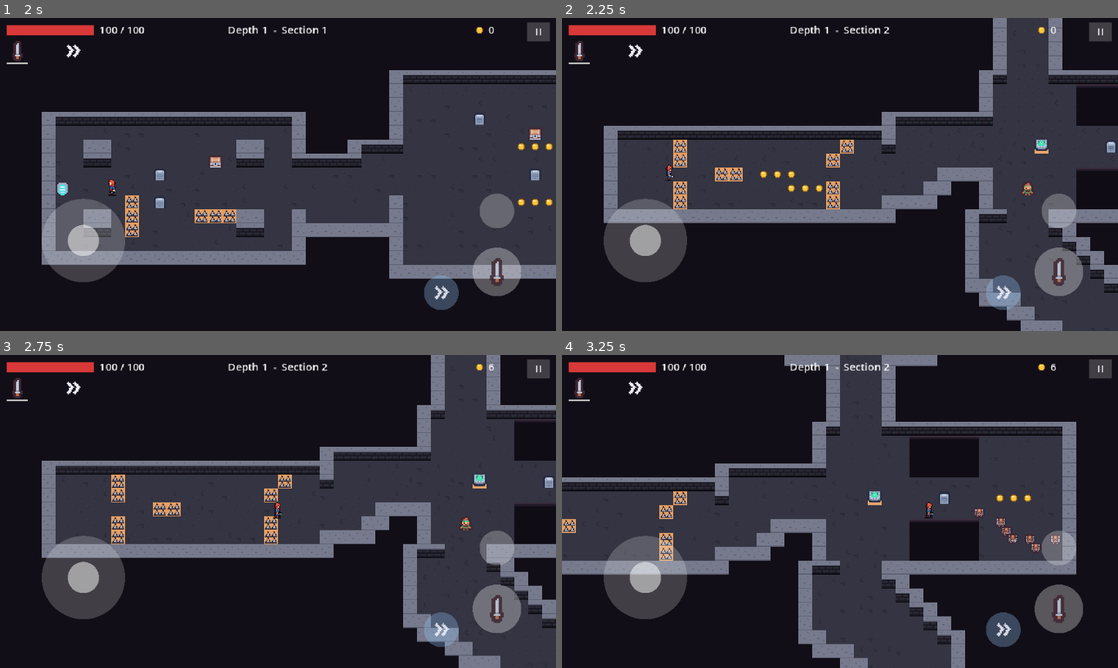
Above: before the commit, frames 1-4 (two rows, left to right).
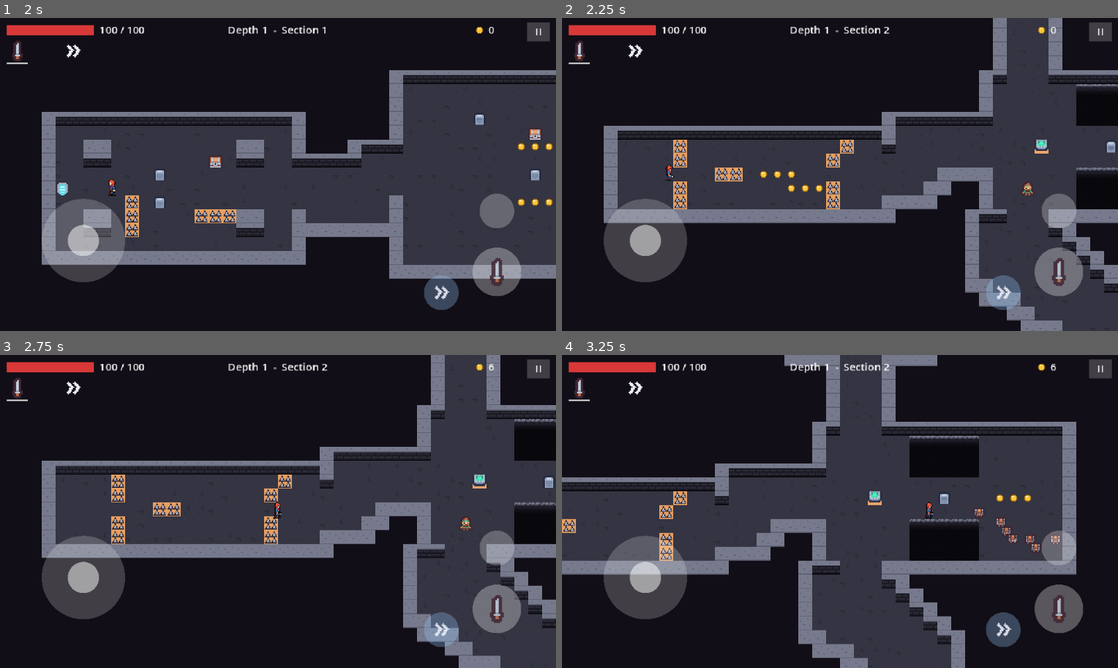
Above: after the commit, the same moments.

Repository: arturan2101/diplome_game
Game: Godot game, scene res://tools/simulate.tscn
The game is run twice, just before and just after one commit, with the same random seed, the same clock (stepped at 60 frames per second) and the same inputs. This scene is started directly instead of the project's main scene.
Inputs (mouse positions are in pixels of both pictures, inside the frame that each line leads up to):
- Up to frame 1 (2 s): tap Enter (ui_accept) at 0.5, 0.77 s; move the mouse to (250, 237) at 0.52 s; hold W (move_up) 0.53-1.25 s; hold J (attack) 0.53-1.25 s; click (250, 237) at 0.67 s; drag from (444, 221) to (77, 161) at 1.27 s
- Up to frame 2 (2.25 s): tap Enter (ui_accept) at 2 s; move the mouse to (673, 127) at 2.02 s; hold A (move_left) from 2.03 s (still down); tap U (spell_1) at 2.1 s
- Up to frame 3 (2.75 s): keep holding A (move_left)
- Up to frame 4 (3.25 s): release A (move_left) at 2.75 s; drag from (867, 511) to (1029, 524) at 2.77 s

Frame 1 is identical in both runs. In frame 2, 0.1% of the frame differs, in the area x 92-100%, y 21-50%; in frame 3, 0.1%; in frame 4, 0.2%, in the area x 62-75%, y 25-54%.

Commit message:
Art: pits with depth (broken rim, sheer wall, darkening, falling dust, sparks)
PitDecor draws over the Level; collision and falling are unchanged.

Co-Authored-By: Claude Opus 5.5 <noreply@anthropic.com>
Claude-Session: https://claude.ai/code/session_01STxjqmjzwf24pFVdgpKBgK

Diff:
--- /dev/null
+++ b/level/pit_decor.gd
@@ -0,0 +1,142 @@
+class_name PitDecor
+extends Node2D
+## Visual only: depth for the pits of the Level it sits under. Draws the broken stone
+## rim on the side and bottom edges (the top edge is in the pit tile: rim plus a sheer
+## wall going down), darkens the pit towards its middle, and lets dust and pebbles fall
+## slowly into it, with a rare spark deep down. Collision and falling stay in Level.
+## Rebuilds itself whenever the Level gets a new grid.
+
+## Rim colors: lit top-left edge and its shadow.
+@export var rim_color: Color = Color("#767a8c")
+@export var rim_shadow_color: Color = Color("#2a2935")
+## Darkness added per cell of distance from the edge, and its limit.
+@export var darkness_step: float = 0.3
+@export var darkness_max: float = 0.85
+## One dust emitter per this many pit cells; one spark emitter per this many.
+@export var cells_per_dust: int = 5
+@export var cells_per_spark: int = 14
+@export var dust_color: Color = Color("#5d6072")
+@export var spark_color: Color = Color("#e09a20")
+
+var _level: Level = null
+var _grid: LevelGrid = null
+var _pits: Dictionary = {}
+var _emitters: Array[Node] = []
+
+
+func _ready() -> void:
+	_level = get_parent() as Level
+	# Above the ground tiles, below the actors.
+	z_index = 0
+
+
+func _process(_delta: float) -> void:
+	if _level == null or _level.grid == _grid:
+		return
+	_grid = _level.grid
+	_rebuild()
+
+
+func _rebuild() -> void:
+	for node: Node in _emitters:
+		node.queue_free()
+	_emitters.clear()
+	_pits.clear()
+	if _grid == null:
+		queue_redraw()
+		return
+	for y in _grid.height:
+		for x in _grid.width:
+			var cell: Vector2i = Vector2i(x, y)
+			if _grid.get_cell(cell) == LevelGrid.Cell.PIT:
+				_pits[cell] = 0
+	_measure_depth()
+	var index: int = 0
+	for cell: Vector2i in _pits:
+		var roll: int = absi(hash(cell))
+		if roll % cells_per_dust == 0:
+			_add_emitter(cell, false)
+		if int(_pits[cell]) >= 2 and roll % cells_per_spark == 1:
+			_add_emitter(cell, true)
+		index += 1
+	queue_redraw()
+
+
+## Distance (in cells) of every pit cell from the nearest edge: 1 at the edge.
+func _measure_depth() -> void:
+	var queue: Array[Vector2i] = []
+	for cell: Vector2i in _pits:
+		for step: Vector2i in LevelGrid.NEIGHBOURS:
+			if not _pits.has(cell + step):
+				_pits[cell] = 1
+				queue.append(cell)
+				break
+	var head: int = 0
+	while head < queue.size():
+		var cell: Vector2i = queue[head]
+		head += 1
+		for step: Vector2i in LevelGrid.NEIGHBOURS:
+			var next: Vector2i = cell + step
+			if _pits.has(next) and int(_pits[next]) == 0:
+				_pits[next] = int(_pits[cell]) + 1
+				queue.append(next)
+
+
+func _draw() -> void:
+	var size: float = float(_level.theme.tile_size) if _level != null else 16.0
+	for cell: Vector2i in _pits:
+		var origin: Vector2 = Vector2(cell) * size
+		var depth: int = int(_pits[cell])
+		var shade: float = minf(darkness_max, darkness_step * float(depth - 1))
+		if shade > 0.0:
+			draw_rect(Rect2(origin, Vector2(size, size)), Color(0, 0, 0, shade))
+		var roll: int = absi(hash(cell))
+		# Broken rim: a lit lip with a notch where the stone has crumbled.
+		if not _pits.has(cell + Vector2i.DOWN):
+			draw_rect(Rect2(origin + Vector2(0, size - 2), Vector2(size, 2)), rim_color)
+			draw_rect(Rect2(origin + Vector2(roll % 12, size - 2), Vector2(3, 1)), rim_shadow_color)
+		if not _pits.has(cell + Vector2i.LEFT):
+			draw_rect(Rect2(origin, Vector2(2, size)), rim_color)
+			draw_rect(Rect2(origin + Vector2(1, roll % 12), Vector2(1, 3)), rim_shadow_color)
+		if not _pits.has(cell + Vector2i.RIGHT):
+			draw_rect(Rect2(origin + Vector2(size - 2, 0), Vector2(2, size)), rim_shadow_color)
+
+
+func _add_emitter(cell: Vector2i, spark: bool) -> void:
+	var size: float = float(_level.theme.tile_size)
+	var particles: CPUParticles2D = CPUParticles2D.new()
+	particles.position = (Vector2(cell) + Vector2(0.5, 0.2)) * size
+	particles.emission_shape = CPUParticles2D.EMISSION_SHAPE_RECTANGLE
+	particles.emission_rect_extents = Vector2(size * 0.5, size * 0.2)
+	particles.direction = Vector2.DOWN
+	particles.spread = 10.0
+	particles.gravity = Vector2.ZERO
+	if spark:
+		particles.amount = 1
+		particles.lifetime = 2.5
+		particles.initial_velocity_min = 0.0
+		particles.initial_velocity_max = 2.0
+		particles.color = spark_color
+		particles.preprocess = 2.0
+		particles.randomness = 1.0
+		particles.explosiveness = 0.0
+		particles.scale_amount_min = 1.0
+		particles.scale_amount_max = 1.0
+		var ramp: Gradient = Gradient.new()
+		ramp.set_color(0, Color(spark_color, 0.0))
+		ramp.add_point(0.5, spark_color)
+		ramp.set_color(ramp.get_point_count() - 1, Color(spark_color, 0.0))
+		particles.color_ramp = ramp
+	else:
+		particles.amount = 2
+		particles.lifetime = 3.0
+		particles.initial_velocity_min = 2.0
+		particles.initial_velocity_max = 5.0
+		particles.color = dust_color
+		particles.preprocess = 3.0
+		var fade: Gradient = Gradient.new()
+		fade.set_color(0, dust_color)
+		fade.set_color(fade.get_point_count() - 1, Color(dust_color, 0.0))
+		particles.color_ramp = fade
+	add_child(particles)
+	_emitters.append(particles)
--- a/level/ruins_theme.tres
+++ b/level/ruins_theme.tres
@@ -2,7 +2,7 @@
 
 [ext_resource type="Script" path="res://level/tile_theme.gd" id="1"]
 [ext_resource type="Texture2D" path="res://assets/art/tiles/ruins_tiles_atlas.png" id="2"]
-[ext_resource type="Texture2D" path="res://assets/placeholder/placeholder_tiles.png" id="3"]
+[ext_resource type="Texture2D" path="res://assets/art/tiles/ruins_hazards.png" id="3"]
 
 [resource]
 script = ExtResource("1")
--- a/main/main.tscn
+++ b/main/main.tscn
@@ -6,6 +6,7 @@
 [ext_resource type="PackedScene" path="res://ui/hud.tscn" id="4"]
 [ext_resource type="PackedScene" path="res://ui/death_screen.tscn" id="5"]
 [ext_resource type="PackedScene" path="res://ui/pause_menu.tscn" id="6"]
+[ext_resource type="Script" path="res://level/pit_decor.gd" id="pit_decor"]
 
 [node name="Main" type="Node2D" node_paths=PackedStringArray("level", "player", "hud", "death_screen", "pause_menu")]
 script = ExtResource("1")
@@ -18,6 +19,9 @@
 [node name="Level" type="Node2D" parent="."]
 script = ExtResource("2")
 
+[node name="PitDecor" type="Node2D" parent="Level"]
+script = ExtResource("pit_decor")
+
 [node name="Player" parent="." instance=ExtResource("3")]
 
 [node name="HUD" parent="." instance=ExtResource("4")]
--- /dev/null
+++ b/tests/manual/pit_preview.gd
@@ -0,0 +1,41 @@
+extends Node2D
+## Manual preview of the pits: a room with two pits drawn by the real Level code plus
+## PitDecor, saved as a 3x screenshot (several frames, for a GIF). Not part of the tests.
+## Usage: godot --path . res://tests/manual/pit_preview.tscn -- <out folder>
+
+const MAP: String = """##############
+#............#
+#..~~~~......#
+#..~~~~~.....#
+#..~~~~~..~~.#
+#...~~~...~~.#
+#............#
+##############"""
+const SCALE: int = 3
+const FRAMES: int = 8
+const FRAME_STEP: int = 6
+
+var _view: SubViewport
+
+
+func _ready() -> void:
+	var grid: LevelGrid = LevelGrid.from_text(MAP)
+	_view = SubViewport.new()
+	_view.size = Vector2i(grid.width, grid.height) * 16
+	_view.render_target_update_mode = SubViewport.UPDATE_ALWAYS
+	add_child(_view)
+	var level: Level = Level.new()
+	_view.add_child(level)
+	level.add_child(PitDecor.new())
+	level.build(grid)
+	var args: PackedStringArray = OS.get_cmdline_user_args()
+	var out: String = args[0] if args.size() > 0 else "user://pit_preview"
+	DirAccess.make_dir_recursive_absolute(out)
+	for i in FRAMES:
+		for _f in FRAME_STEP:
+			await RenderingServer.frame_post_draw
+		var img: Image = _view.get_texture().get_image()
+		img.resize(img.get_width() * SCALE, img.get_height() * SCALE, Image.INTERPOLATE_NEAREST)
+		img.save_png(out.path_join("pit_%d.png" % i))
+	print("Saved ", out)
+	get_tree().quit()
--- /dev/null
+++ b/tests/manual/pit_preview.tscn
@@ -0,0 +1,6 @@
+[gd_scene load_steps=2 format=3]
+
+[ext_resource type="Script" path="res://tests/manual/pit_preview.gd" id="1"]
+
+[node name="PitPreview" type="Node2D"]
+script = ExtResource("1")
Binary file added: assets/art/tiles/ruins_hazards.png
Not shown, added: assets/art/tiles/ruins_hazards.png.import
Not shown, added: level/pit_decor.gd.uid
Not shown, added: tests/manual/pit_preview.gd.uid
